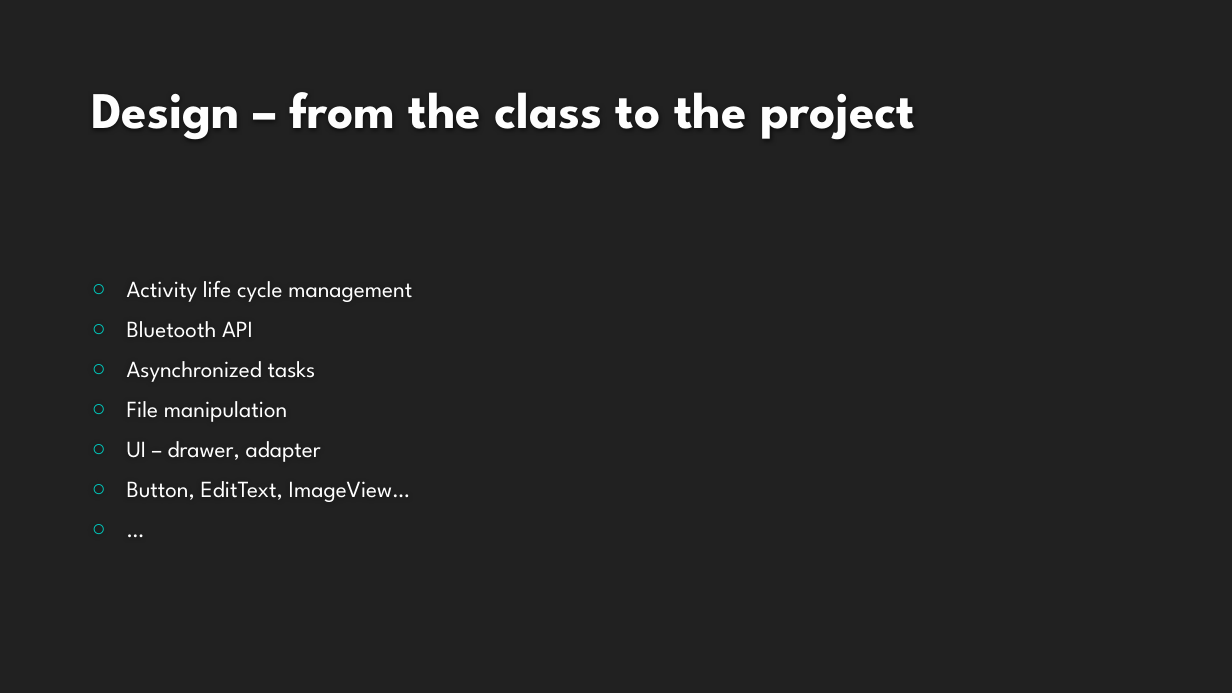
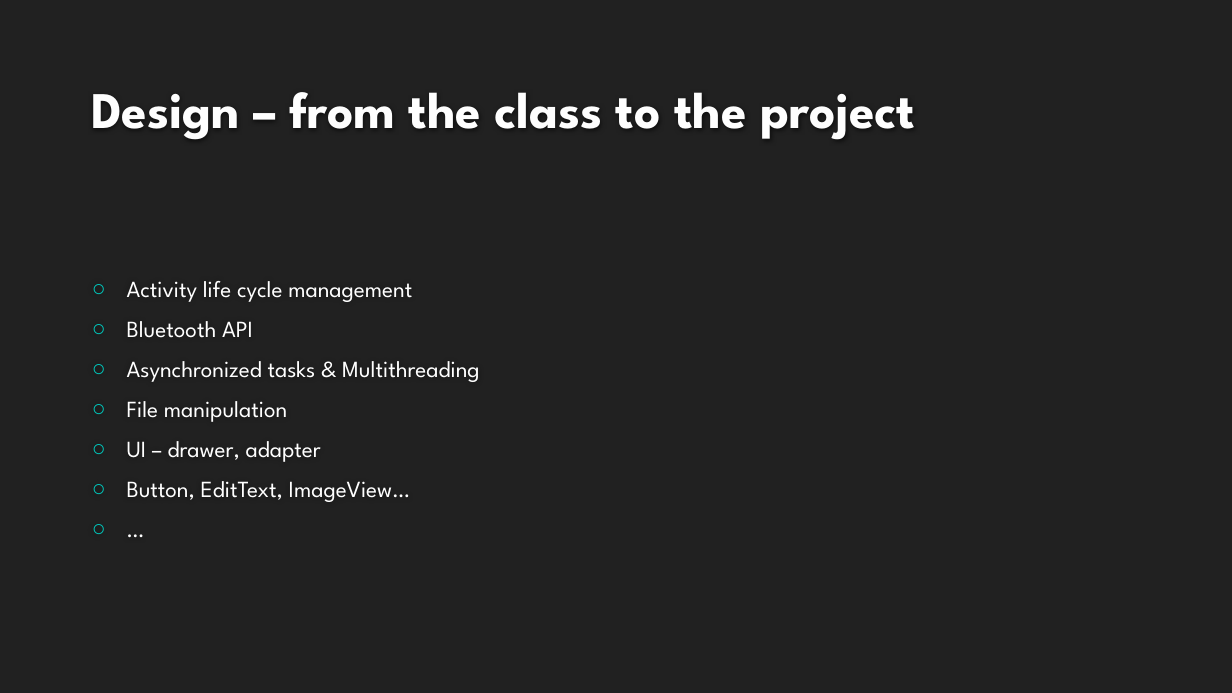
Before and after one commit to peiZ-peter/BluetoothChat, a slide deck: slide 13 of Presentation.pptx. Drawn at 1232x693 pixels with LibreOffice and Linux fonts; fonts in the diff are those of the drawing; background and template pictures are left out. Boxes give left, top, right and bottom in pixels: in the first picture for what was removed or moved away, otherwise in the second. Text is boxed around its words. In the diff, an @@ line names an element or a change of style, - is before the commit and + after.

```diff
--- a/Presentation.pptx
+++ b/Presentation.pptx
@@ text at [127,361,480,382]: text changed @@
-○ Asynchronized tasks
+○ Asynchronized tasks & Multithreading
```
Also in this commit, not shown: 3 other slides changed, 1 other file.
